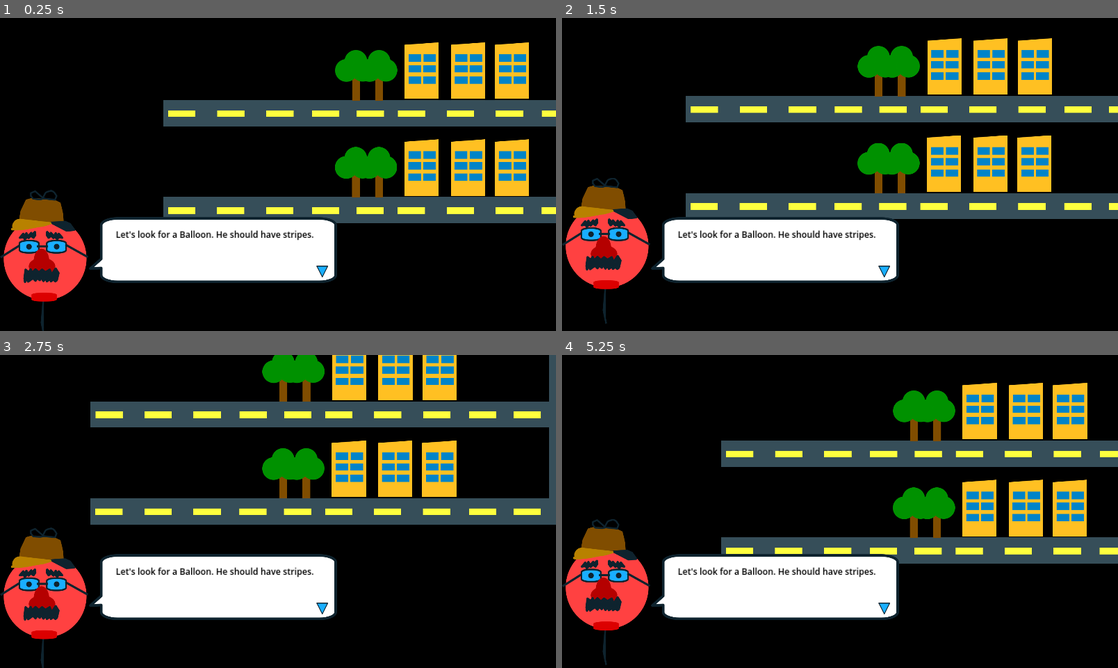
Above: before the commit, frames 1-4 (two rows, left to right).
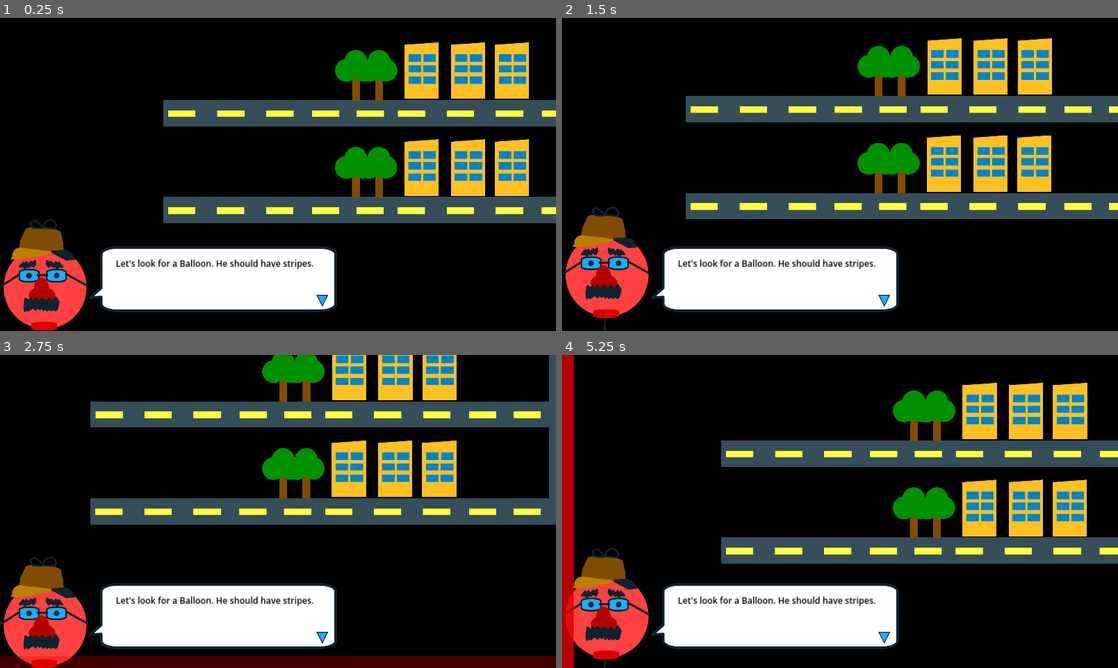
Above: after the commit, the same moments.

Repository: mathew-tran/theanajam22
Game: Godot game, scene res://Scenes/Main.tscn
Two runs of this game, one before a commit and one after it. Both use one fixed random seed, a clock stepped at 60 frames per second and the inputs below.
Inputs:
- Up to frame 1 (0.25 s): no input
- Up to frame 2 (1.5 s): hold D (move_right) 0.53-1.28 s; hold S (move_down) from 1.28 s (still down)
- Up to frame 3 (2.75 s): release S (move_down) at 2.03 s; hold D (move_right) from 2.03 s (still down)
- Up to frame 4 (5.25 s): release D (move_right) at 2.78 s; hold W (move_up) 2.78-3.53 s; hold A (move_left) 3.53-5.03 s; hold S (move_down) from 5.03 s (still down)

The runs differ from the first frame. In frame 1, 14% of the frame differs, in the area x 0-61%, y 54-100%; in frame 2, 14%; in frame 3, 17%, in the area x 0-100%, y 55-100%; in frame 4, 16%.

Commit message:
add player boundary hint

Diff:
--- /dev/null
+++ b/Art/boundary.svg
@@ -0,0 +1,52 @@
+<?xml version="1.0" encoding="UTF-8" standalone="no"?>
+<!-- Created with Inkscape (http://www.inkscape.org/) -->
+
+<svg
+   width="262.93304mm"
+   height="7.1524124mm"
+   viewBox="0 0 262.93304 7.1524124"
+   version="1.1"
+   id="svg1"
+   inkscape:version="1.3.2 (091e20e, 2023-11-25, custom)"
+   sodipodi:docname="boundary.svg"
+   xmlns:inkscape="http://www.inkscape.org/namespaces/inkscape"
+   xmlns:sodipodi="http://sodipodi.sourceforge.net/DTD/sodipodi-0.dtd"
+   xmlns="http://www.w3.org/2000/svg"
+   xmlns:svg="http://www.w3.org/2000/svg">
+  <sodipodi:namedview
+     id="namedview1"
+     pagecolor="#ffffff"
+     bordercolor="#000000"
+     borderopacity="0.25"
+     inkscape:showpageshadow="2"
+     inkscape:pageopacity="0.0"
+     inkscape:pagecheckerboard="0"
+     inkscape:deskcolor="#d1d1d1"
+     inkscape:document-units="mm"
+     inkscape:zoom="0.71891835"
+     inkscape:cx="482.66955"
+     inkscape:cy="200.9964"
+     inkscape:window-width="1920"
+     inkscape:window-height="1010"
+     inkscape:window-x="1699"
+     inkscape:window-y="-6"
+     inkscape:window-maximized="1"
+     inkscape:current-layer="layer1" />
+  <defs
+     id="defs1" />
+  <g
+     inkscape:label="Layer 1"
+     inkscape:groupmode="layer"
+     id="layer1"
+     transform="translate(22.713756,-95.423798)">
+    <rect
+       style="fill:#dc0000;stroke:#dc0000;stroke-width:1.67668;stroke-linecap:square;stroke-linejoin:round"
+       id="rect1"
+       width="261.25638"
+       height="5.4757323"
+       x="-21.875416"
+       y="96.262138"
+       rx="10.830905"
+       ry="0" />
+  </g>
+</svg>
--- /dev/null
+++ b/Prefabs/UI/BoundaryHint.tscn
@@ -0,0 +1,51 @@
+[gd_scene load_steps=6 format=3 uid="uid://duiiqyqvey730"]
+
+[ext_resource type="Texture2D" uid="uid://dspffmljt82a7" path="res://Art/boundary.svg" id="1_4mhe8"]
+[ext_resource type="Script" path="res://Scripts/UI/BoundaryHint.gd" id="2_mh5hy"]
+
+[sub_resource type="Animation" id="Animation_jaqr4"]
+resource_name = "animate"
+tracks/0/type = "value"
+tracks/0/imported = false
+tracks/0/enabled = true
+tracks/0/path = NodePath(".:modulate")
+tracks/0/interp = 1
+tracks/0/loop_wrap = true
+tracks/0/keys = {
+"times": PackedFloat32Array(0, 1),
+"transitions": PackedFloat32Array(1, 1),
+"update": 0,
+"values": [Color(1, 1, 1, 1), Color(1, 1, 1, 0)]
+}
+
+[sub_resource type="Animation" id="Animation_0xoqu"]
+length = 0.001
+tracks/0/type = "value"
+tracks/0/imported = false
+tracks/0/enabled = true
+tracks/0/path = NodePath(".:modulate")
+tracks/0/interp = 1
+tracks/0/loop_wrap = true
+tracks/0/keys = {
+"times": PackedFloat32Array(0),
+"transitions": PackedFloat32Array(1),
+"update": 0,
+"values": [Color(1, 1, 1, 1)]
+}
+
+[sub_resource type="AnimationLibrary" id="AnimationLibrary_bmgdr"]
+_data = {
+"RESET": SubResource("Animation_0xoqu"),
+"animate": SubResource("Animation_jaqr4")
+}
+
+[node name="BoundaryHint" type="TextureRect"]
+offset_right = 1920.0
+offset_bottom = 40.0
+texture = ExtResource("1_4mhe8")
+script = ExtResource("2_mh5hy")
+
+[node name="AnimationPlayer" type="AnimationPlayer" parent="."]
+libraries = {
+"": SubResource("AnimationLibrary_bmgdr")
+}
--- a/Prefabs/UI/PlayerUI.tscn
+++ b/Prefabs/UI/PlayerUI.tscn
@@ -1,9 +1,10 @@
-[gd_scene load_steps=8 format=3 uid="uid://b82bxvwiipqyk"]
+[gd_scene load_steps=9 format=3 uid="uid://b82bxvwiipqyk"]
 
 [ext_resource type="Script" path="res://Scripts/UI/PlayerUI.gd" id="1_aif20"]
 [ext_resource type="Texture2D" uid="uid://dwpyojfn0u62a" path="res://Art/DetFloatsworth.svg" id="1_jqmt1"]
 [ext_resource type="Texture2D" uid="uid://b11aibjq7m7tt" path="res://Art/SpeechBubblePointed.svg" id="3_kun2f"]
 [ext_resource type="Texture2D" uid="uid://y5exiahcqx3d" path="res://Art/TextPip.svg" id="4_p8xya"]
+[ext_resource type="PackedScene" uid="uid://duiiqyqvey730" path="res://Prefabs/UI/BoundaryHint.tscn" id="5_p065d"]
 
 [sub_resource type="Animation" id="Animation_jq8ty"]
 resource_name = "animate"
@@ -12,7 +13,7 @@
 tracks/0/type = "value"
 tracks/0/imported = false
 tracks/0/enabled = true
-tracks/0/path = NodePath("Sprite2D:position")
+tracks/0/path = NodePath("Control/Sprite2D:position")
 tracks/0/interp = 1
 tracks/0/loop_wrap = true
 tracks/0/keys = {
@@ -27,7 +28,7 @@
 tracks/0/type = "value"
 tracks/0/imported = false
 tracks/0/enabled = true
-tracks/0/path = NodePath("Sprite2D:position")
+tracks/0/path = NodePath("Control/Sprite2D:position")
 tracks/0/interp = 1
 tracks/0/loop_wrap = true
 tracks/0/keys = {
@@ -47,21 +48,35 @@
 layout_mode = 3
 anchors_preset = 0
 offset_right = 1920.0
-offset_bottom = 500.0
+offset_bottom = 1080.0
 script = ExtResource("1_aif20")
 
-[node name="Sprite2D" type="TextureRect" parent="."]
+[node name="Control" type="Control" parent="."]
+layout_mode = 1
+anchors_preset = 7
+anchor_left = 0.5
+anchor_top = 1.0
+anchor_right = 0.5
+anchor_bottom = 1.0
+offset_left = -960.0
+offset_top = -400.0
+offset_right = 960.0
+grow_horizontal = 2
+grow_vertical = 0
+
+[node name="Sprite2D" type="TextureRect" parent="Control"]
 layout_mode = 0
 offset_right = 305.0
 offset_bottom = 504.0
 texture = ExtResource("1_jqmt1")
 
-[node name="AnimationPlayer" type="AnimationPlayer" parent="."]
+[node name="AnimationPlayer" type="AnimationPlayer" parent="Control"]
+root_node = NodePath("../..")
 libraries = {
 "": SubResource("AnimationLibrary_28h4g")
 }
 
-[node name="Speech Bubble" type="TextureRect" parent="."]
+[node name="Speech Bubble" type="TextureRect" parent="Control"]
 layout_mode = 0
 offset_left = 260.0
 offset_top = 107.0
@@ -69,7 +84,7 @@
 offset_bottom = 335.0
 texture = ExtResource("3_kun2f")
 
-[node name="Label" type="Label" parent="Speech Bubble"]
+[node name="Label" type="Label" parent="Control/Speech Bubble"]
 layout_mode = 0
 offset_left = 140.0
 offset_top = 39.0
@@ -79,10 +94,51 @@
 theme_override_font_sizes/font_size = 30
 text = "Let's look for a Balloon. He should have stripes."
 
-[node name="TextureRect" type="TextureRect" parent="Speech Bubble"]
+[node name="TextPip" type="TextureRect" parent="Control/Speech Bubble"]
 layout_mode = 0
 offset_left = 833.0
 offset_top = 168.0
 offset_right = 873.0
 offset_bottom = 208.0
 texture = ExtResource("4_p8xya")
+
+[node name="TopBoundaryHint" parent="." instance=ExtResource("5_p065d")]
+layout_mode = 0
+
+[node name="BottomBoundaryHint" parent="." instance=ExtResource("5_p065d")]
+layout_mode = 1
+anchors_preset = 7
+anchor_left = 0.5
+anchor_top = 1.0
+anchor_right = 0.5
+anchor_bottom = 1.0
+offset_left = -960.0
+offset_top = -40.0
+offset_right = 960.0
+offset_bottom = 0.0
+grow_horizontal = 2
+grow_vertical = 0
+
+[node name="LeftBoundaryHint" parent="." instance=ExtResource("5_p065d")]
+layout_mode = 1
+anchors_preset = 4
+anchor_top = 0.5
+anchor_bottom = 0.5
+offset_left = 40.0
+offset_top = -540.0
+offset_right = 1960.0
+offset_bottom = -500.0
+grow_vertical = 2
+rotation = 1.5708
+
+[node name="RightBoundaryHint" parent="." instance=ExtResource("5_p065d")]
+layout_mode = 1
+anchors_preset = 4
+anchor_top = 0.5
+anchor_bottom = 0.5
+offset_left = 1920.0
+offset_top = -540.0
+offset_right = 3840.0
+offset_bottom = -500.0
+grow_vertical = 2
+rotation = 1.5708
--- a/Scenes/Main.tscn
+++ b/Scenes/Main.tscn
@@ -65,14 +65,3 @@
 [node name="CanvasLayer" type="CanvasLayer" parent="."]
 
 [node name="PlayerUI" parent="CanvasLayer" instance=ExtResource("1_tryda")]
-anchors_preset = 7
-anchor_left = 0.5
-anchor_top = 1.0
-anchor_right = 0.5
-anchor_bottom = 1.0
-offset_left = -960.0
-offset_top = -500.0
-offset_right = 960.0
-offset_bottom = 0.0
-grow_horizontal = 2
-grow_vertical = 0
--- /dev/null
+++ b/Scripts/Autoload/EventManager.gd
@@ -0,0 +1,6 @@
+extends Node
+
+signal PlayerHitLeftBoundary
+signal PlayerHitRightBoundary
+signal PlayerHitTopBoundary
+signal PlayerHitBottomBoundary
--- a/Scripts/Game/PlayerController.gd
+++ b/Scripts/Game/PlayerController.gd
@@ -5,12 +5,14 @@
 
 var VerticalRestraints = {
 	"MIN" : -3000,
+	#"MIN" : -10,
 	"MAX" : 500
 }
 
 var HorizontalRestraints = {
 	"MIN" : 0,
 	"MAX" : 3000
+	#"MAX" : 100
 }
 
 func _process(delta):
@@ -18,16 +20,20 @@
 		global_position.x -= HorizontalSpeed * delta
 		if global_position.x <= HorizontalRestraints["MIN"]:
 			global_position.x = HorizontalRestraints["MIN"]
+			EventManager.PlayerHitLeftBoundary.emit()
 	if Input.is_action_pressed("move_right"):
 		global_position.x += HorizontalSpeed * delta
 		if global_position.x > HorizontalRestraints["MAX"]:
 			global_position.x = HorizontalRestraints["MAX"]
+			EventManager.PlayerHitRightBoundary.emit()
 
 	if Input.is_action_pressed("move_up"):
 		global_position.y -= VerticalSpeed * delta
 		if global_position.y <= VerticalRestraints["MIN"]:
 			global_position.y = VerticalRestraints["MIN"]
+			EventManager.PlayerHitTopBoundary.emit()
 	if Input.is_action_pressed("move_down"):
 		global_position.y += VerticalSpeed * delta
 		if global_position.y > VerticalRestraints["MAX"]:
 			global_position.y = VerticalRestraints["MAX"]
+			EventManager.PlayerHitBottomBoundary.emit()
--- /dev/null
+++ b/Scripts/UI/BoundaryHint.gd
@@ -0,0 +1,8 @@
+extends TextureRect
+
+func _ready():
+	modulate = Color(1,1,1, 0)
+
+func ActivateHint():
+	$AnimationPlayer.play("RESET")
+	$AnimationPlayer.play("animate")
--- a/Scripts/UI/PlayerUI.gd
+++ b/Scripts/UI/PlayerUI.gd
@@ -1,4 +1,20 @@
 extends Control
 
 func _ready():
-	$AnimationPlayer.play("animate")
+	$Control/AnimationPlayer.play("animate")
+	EventManager.connect("PlayerHitTopBoundary", Callable(self, "OnPlayerHitTopBoundary"))
+	EventManager.connect("PlayerHitBottomBoundary", Callable(self, "OnPlayerHitBottomBoundary"))
+	EventManager.connect("PlayerHitLeftBoundary", Callable(self, "OnPlayerHitLeftBoundary"))
+	EventManager.connect("PlayerHitRightBoundary", Callable(self, "OnPlayerHitRightBoundary"))
+
+func OnPlayerHitTopBoundary():
+	$TopBoundaryHint.ActivateHint()
+
+func OnPlayerHitBottomBoundary():
+	$BottomBoundaryHint.ActivateHint()
+
+func OnPlayerHitLeftBoundary():
+	$LeftBoundaryHint.ActivateHint()
+
+func OnPlayerHitRightBoundary():
+	$RightBoundaryHint.ActivateHint()
--- a/project.godot
+++ b/project.godot
@@ -14,6 +14,10 @@
 run/main_scene="res://Scenes/Main.tscn"
 config/features=PackedStringArray("4.2", "Forward Plus")
 config/icon="res://icon.svg"
+
+[autoload]
+
+EventManager="*res://Scripts/Autoload/EventManager.gd"
 
 [display]
 
Not shown, added: Art/boundary.svg.import
